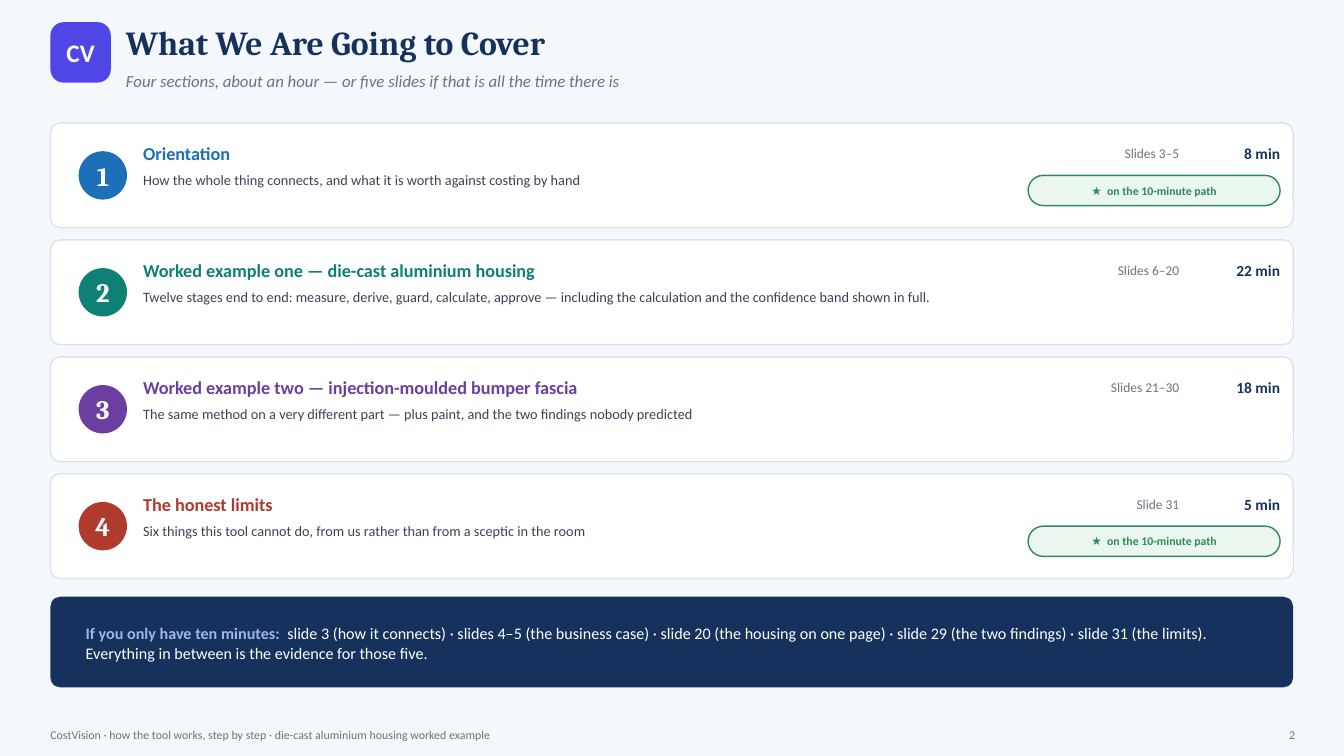
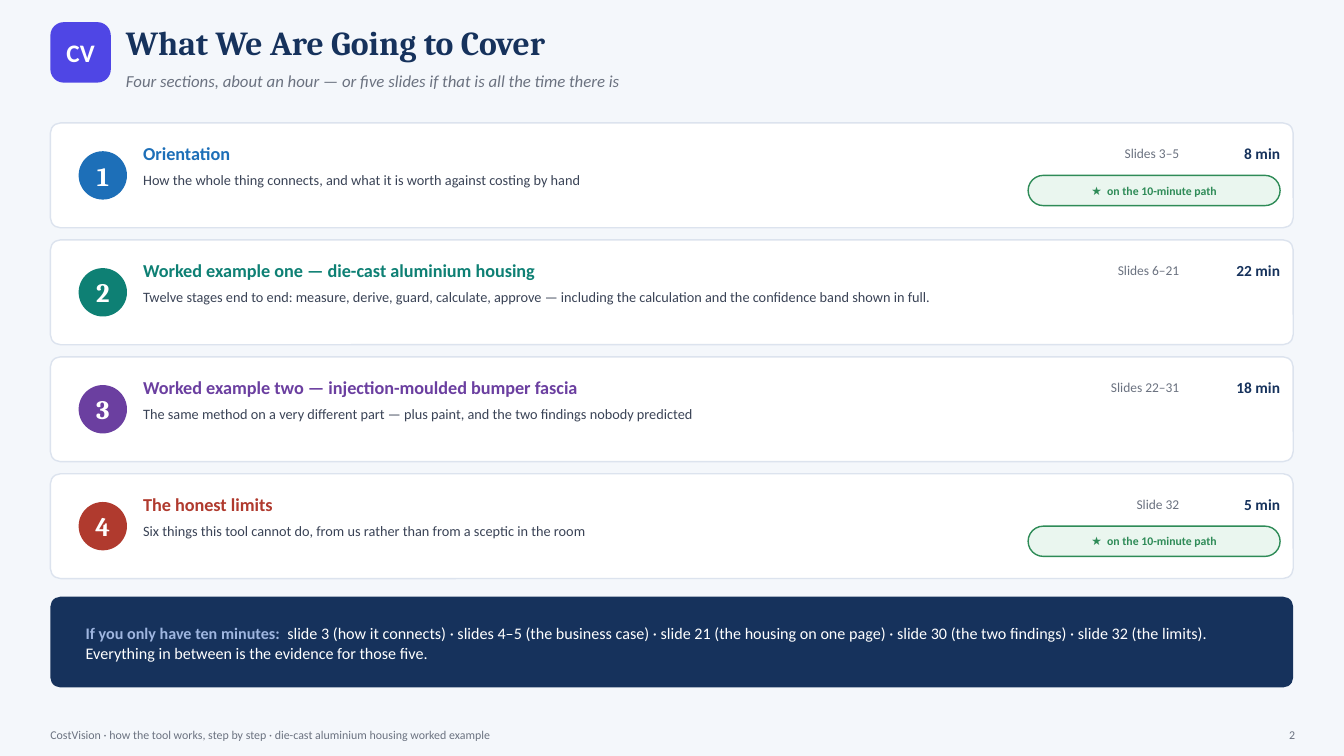
Before and after one commit to bhosaleavinash546/leamington-marathi, a slide deck: slide 2 of CostVision-Workflow-Explained.pptx. Drawn at 1344x756 pixels with LibreOffice and Linux fonts; fonts in the diff are those of the drawing. Boxes give left, top, right and bottom in pixels: in the first picture for what was removed or moved away, otherwise in the second. Text is boxed around its words. In the diff, an @@ line names an element or a change of style, - is before the commit and + after.

```diff
--- a/CostVision-Workflow-Explained.pptx
+++ b/CostVision-Workflow-Explained.pptx
@@ text at box(1118, 265, 1179, 275): text changed @@
-Slides 6–20
+Slides 6–21
@@ text at box(1111, 382, 1179, 392): text changed @@
-Slides 21–30
+Slides 22–31
@@ text at box(1137, 499, 1180, 509): text changed @@
-Slide 31
+Slide 32
@@ text at box(86, 627, 1207, 662): text changed @@
-If you only have ten minutes: slide 3 (how it connects) · slides 4–5 (the business case) · slide 20 (the housing on one page) · slide 29 (the two findings) · slide 31 (the limits). Everything in between is the evidence for those five.
+If you only have ten minutes: slide 3 (how it connects) · slides 4–5 (the business case) · slide 21 (the housing on one page) · slide 30 (the two findings) · slide 32 (the limits). Everything in between is the evidence for those five.
```
Also in this commit, not shown: 13 other slides changed, 1 slide added, 1 other file.
